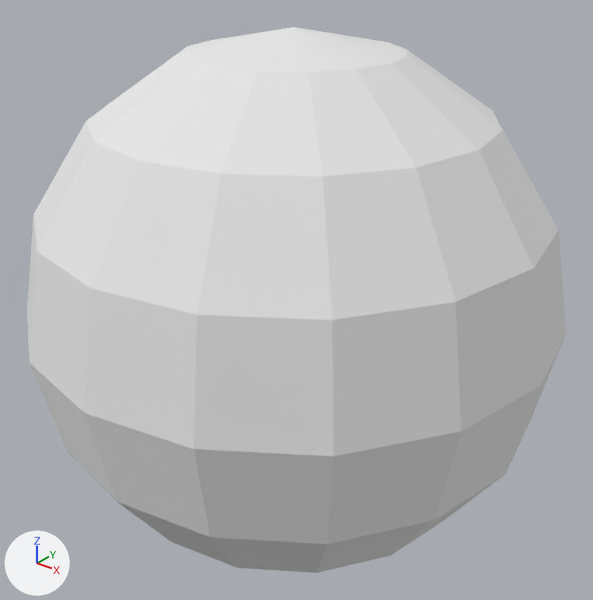
A saved change to the OBJ model PA8/models/Ball.obj.
Both versions are drawn from a camera (50 mm lens) standing at (0.446, -0.554, 0.594) and looking at (0.002, 0.001, 0.249). Arrows for +X, +Y and +Z are at lower left; the lights stay in place. Where no turn or scale is listed for an object, it has been applied to the vertices.
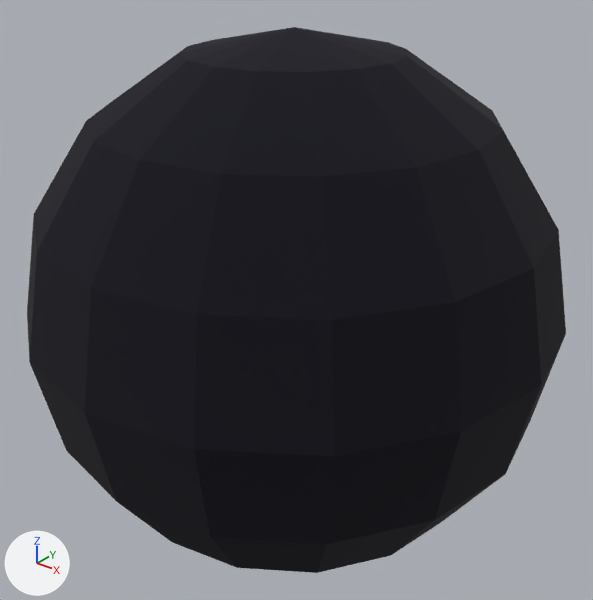
Boxes [x1, y1, x2, y2] around the edits, measured in the pictures (593 x 600 px):
'Sphere', surface changed (white to black): [27, 27, 566, 573] in both

The change in detail:
Picture 'PlayfieldTexture.png' (img_playfieldtexture_png) is new.
In material 'None' (mat_none), base_color is no longer (0.8, 0.8, 0.8), white #e7e7e7.
In material 'None' (mat_none), texture is now set to img_playfieldtexture_png.
me_sphere has 114 vertices, 224 faces and spans x -0.25..0.25, y -0.25..0.25, z 0.0..0.5.
me_sphere is used by ob_sphere; location (0.0, 0.0, 0.0).
me_sphere part 1: texture (UV) coordinates changed.
